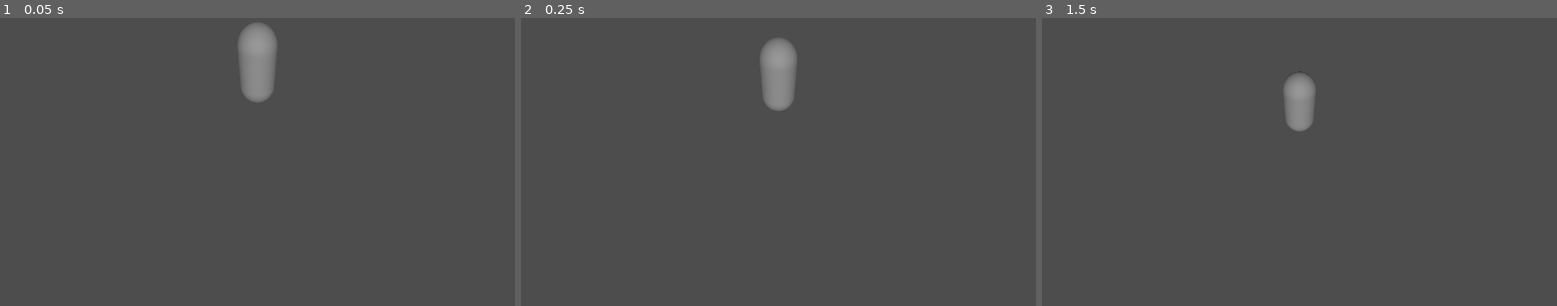
Above: before the commit, frames 1-3 (left to right).
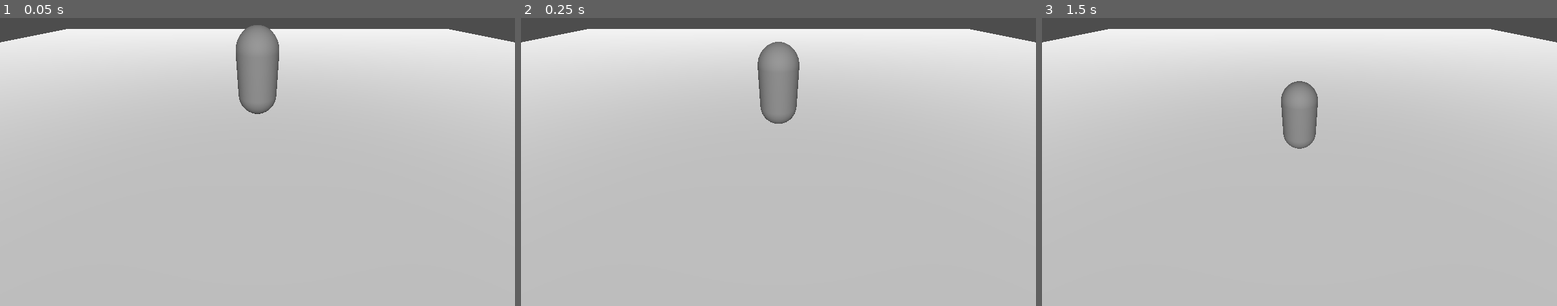
Above: after the commit, the same moments.

Repository: Aveli-games/splashy-fish-2
Game: Godot game, scene res://main.tscn
Two runs of this game, one before a commit and one after it. Both use one fixed random seed, a clock stepped at 60 frames per second and the inputs below.
Inputs:
- Up to frame 1 (0.05 s): no input
- Up to frame 2 (0.25 s): no input
- Up to frame 3 (1.5 s): tap Enter at 1.25 s

The runs differ from the first frame. In frame 1, 94% of the frame differs, in the area x 0-100%, y 1-100%; in frame 2, 94%; in frame 3, 95%, in the area x 0-100%, y 3-100%.

Commit message:
Add ground mesh, change camera angle

Diff:
--- a/main.tscn
+++ b/main.tscn
@@ -1,8 +1,13 @@
-[gd_scene load_steps=5 format=3 uid="uid://b20ptif3dcpca"]
+[gd_scene load_steps=7 format=3 uid="uid://b20ptif3dcpca"]
 
 [ext_resource type="Script" path="res://sample_character.gd" id="1_u51ep"]
 
 [sub_resource type="WorldBoundaryShape3D" id="WorldBoundaryShape3D_odvxq"]
+
+[sub_resource type="PlaneMesh" id="PlaneMesh_ycgav"]
+size = Vector2(50, 50)
+
+[sub_resource type="StandardMaterial3D" id="StandardMaterial3D_26bwt"]
 
 [sub_resource type="CapsuleShape3D" id="CapsuleShape3D_7kisf"]
 
@@ -14,6 +19,10 @@
 
 [node name="CollisionShape3D" type="CollisionShape3D" parent="PlayArea"]
 shape = SubResource("WorldBoundaryShape3D_odvxq")
+
+[node name="MeshInstance3D" type="MeshInstance3D" parent="PlayArea"]
+mesh = SubResource("PlaneMesh_ycgav")
+surface_material_override/0 = SubResource("StandardMaterial3D_26bwt")
 
 [node name="SampleCharacter" type="CharacterBody3D" parent="."]
 transform = Transform3D(1, 0, 0, 0, 1, 0, 0, 0, 1, 0, 2.20443, 0)
@@ -29,7 +38,7 @@
 transform = Transform3D(1, 0, 0, 0, 0.66228, 0.749256, 0, -0.749256, 0.66228, 0, 0, 0)
 
 [node name="Camera3D" type="Camera3D" parent="CameraPivot"]
-transform = Transform3D(1, 0, 0, 0, 0.993391, 0.114781, 0, -0.114781, 0.993391, 0, -0.444708, 6.88566)
+transform = Transform3D(1, 0, 0, 0, 0.993832, -0.110896, 0, 0.110896, 0.993832, 0, -1.19837, 6.03302)
 
 [node name="DirectionalLight3D" type="DirectionalLight3D" parent="."]
 transform = Transform3D(1, 0, 0, 0, 0.874899, 0.484306, 0, -0.484306, 0.874899, 0, 1.45541, 4.84404)
